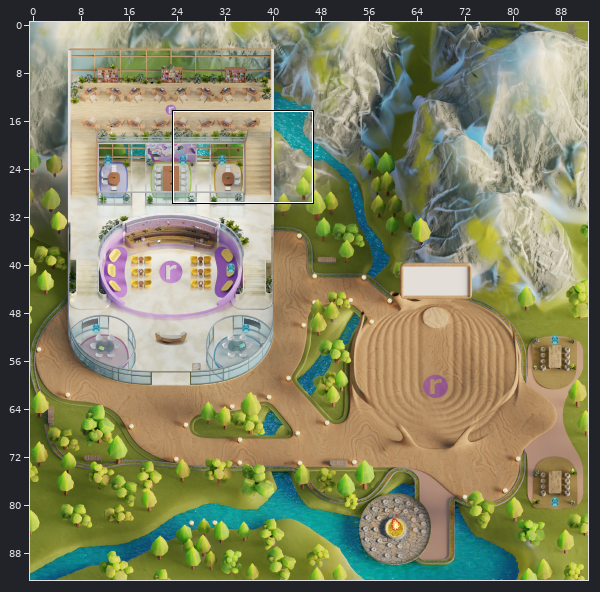
One commit to this Tiled map (JSON): map.tmj. Above, an overview of the earlier version with the close-up marked.
Close-up. The starting point:
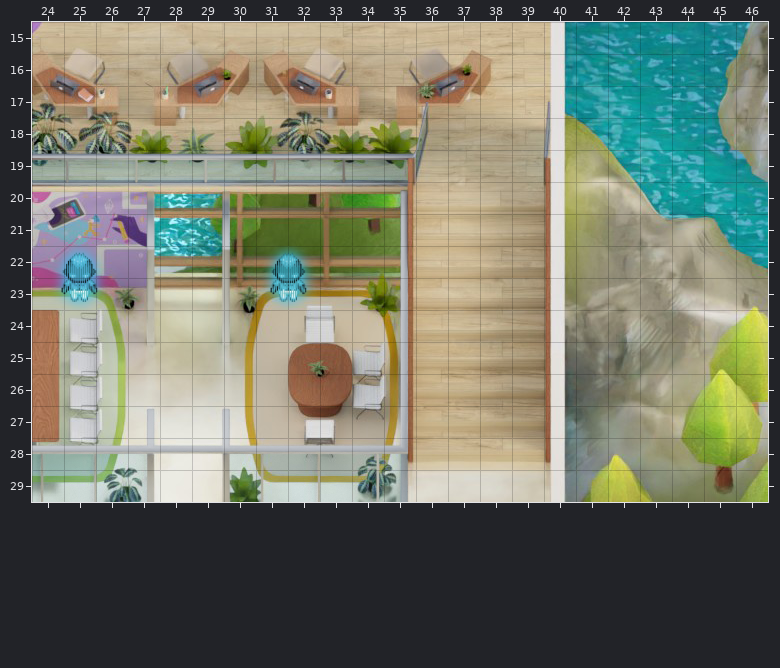
Cells are 32x32 px. Shown: x 24..46, y 15..29. The commit also changed other parts of the map, which this record leaves out. Not drawn, because the pictures are missing: unchanged layers "Foreground", "roof_office".
After the commit:
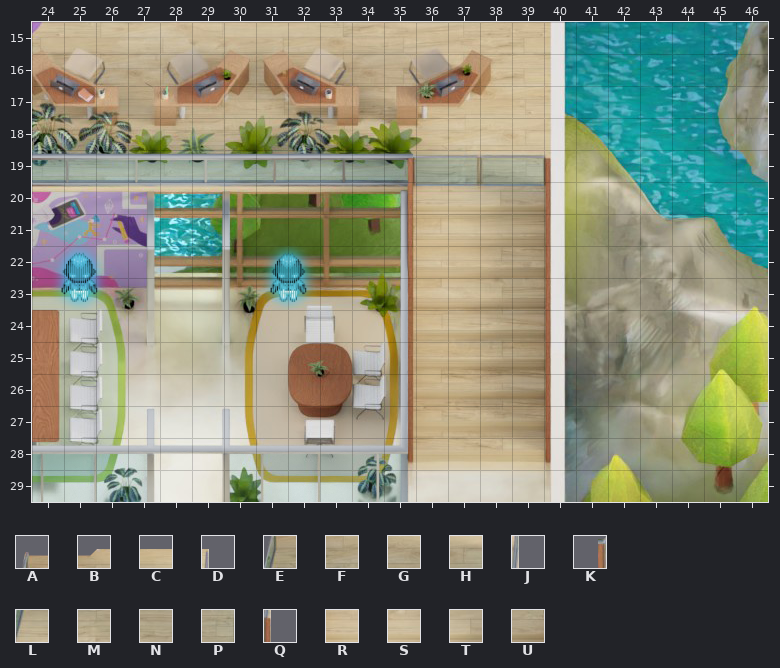
Key: from "Doors open": A 7, B 8, C 9, D 11, E 19, F 20, G 21, H 22, J 23, K 30, L 31, M 32, N 33, P 34, Q 35, R 43, S 44, T 45, U 46.
_ is an empty cell, . an unchanged one.
Changes in this commit:
--- layer "doors/door_officeR_open" (now hidden)
@@ x 35..40 @@
-17 .ABC.D
-18 .EFGHJ
-19 KLMNPQ
-20 .RSTU.
+17 .___._
+18 ._____
+19 ______
+20 .____.
